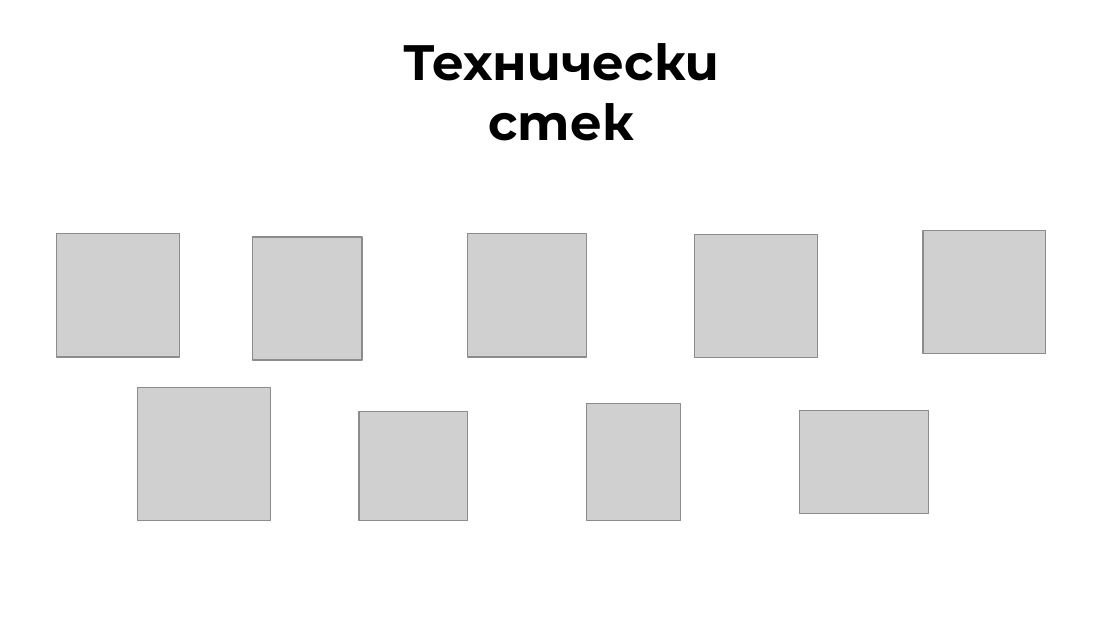
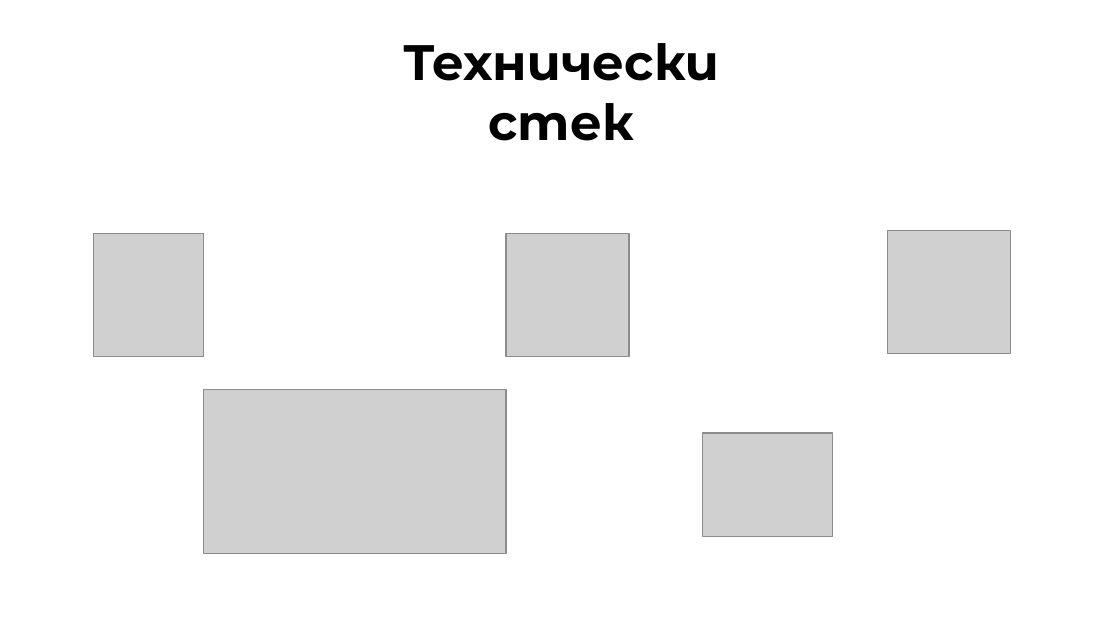
Before and after one commit to KKDinev20/Zira-2.0, a slide deck: slide 5 of documents/Zira - Presentation.pptx (slide 4 before the commit). Drawn at 1120x630 pixels with LibreOffice and Linux fonts; fonts in the diff are those of the drawing; grey boxes stand for pictures. Boxes give left, top, right and bottom in pixels: in the first picture for what was removed or moved away, otherwise in the second. Text is boxed around its words. In the diff, an @@ line names an element or a change of style, - is before the commit and + after.

```diff
--- a/documents/Zira - Presentation.pptx
+++ b/documents/Zira - Presentation.pptx
@@ picture removed at bbox=[57, 234, 180, 357] @@
@@ picture: place and size @@
-picture at bbox=[253, 237, 363, 361]
+picture at bbox=[94, 234, 204, 357]
@@ picture removed at bbox=[467, 234, 586, 357] @@
@@ picture: place and size @@
-picture at bbox=[694, 234, 818, 357]
+picture at bbox=[506, 234, 629, 357]
@@ picture: place and size @@
-picture at bbox=[923, 231, 1046, 354]
+picture at bbox=[887, 231, 1010, 354]
@@ picture removed at bbox=[138, 388, 271, 521] @@
@@ picture added at bbox=[203, 390, 505, 554] @@
@@ picture removed at bbox=[358, 412, 467, 521] @@
@@ picture removed at bbox=[587, 404, 681, 521] @@
@@ picture: place and size @@
-picture at bbox=[800, 410, 930, 513]
+picture at bbox=[703, 433, 833, 536]
```
Also in this commit, not shown: 3 other slides changed, 1 slide added, 18 other files.
